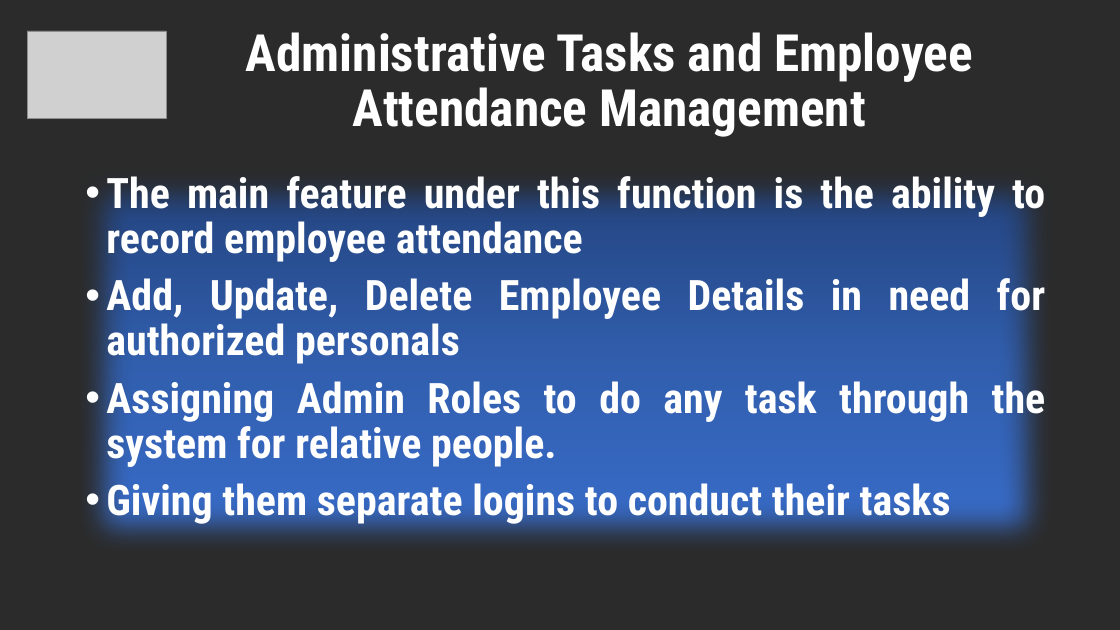
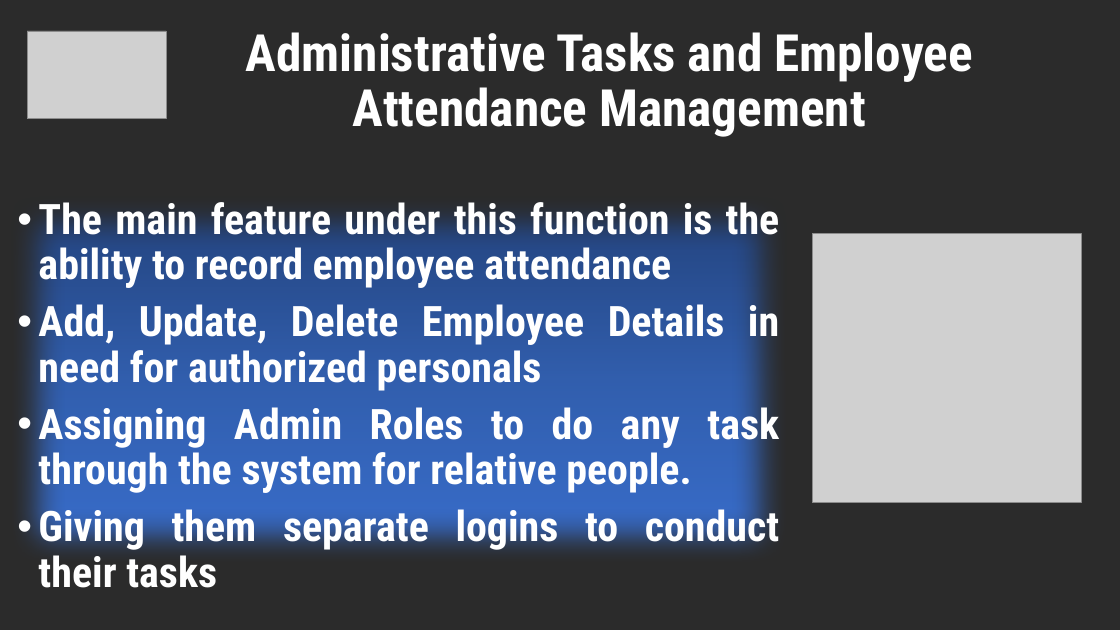
Before and after one commit to Lasitha64/Project1, a slide deck: slide 14 of Project Proposal New.pptx. Drawn at 1120x630 pixels with LibreOffice and Linux fonts; fonts in the diff are those of the drawing; grey boxes stand for pictures; background and template pictures are left out; a plain dark background stands for a picture behind light text. Boxes give left, top, right and bottom in pixels: in the first picture for what was removed or moved away, otherwise in the second. Text is boxed around its words. In the diff, an @@ line names an element or a change of style, - is before the commit and + after.

```diff
--- a/Project Proposal New.pptx
+++ b/Project Proposal New.pptx
@@ text "The main feature under this ..." rewrapped from [106, 169, 1046, 525] to [38, 196, 780, 588] @@
@@ picture added at [812, 234, 1081, 502] @@
```
